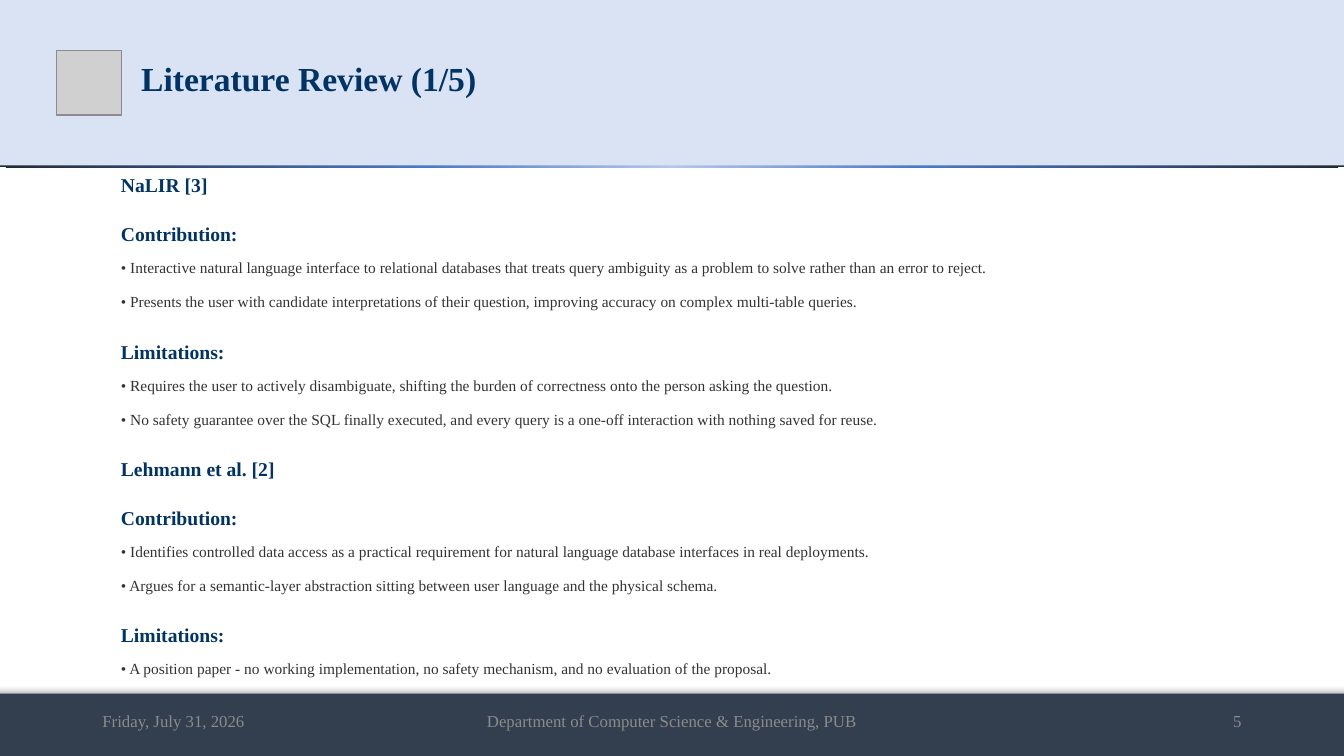
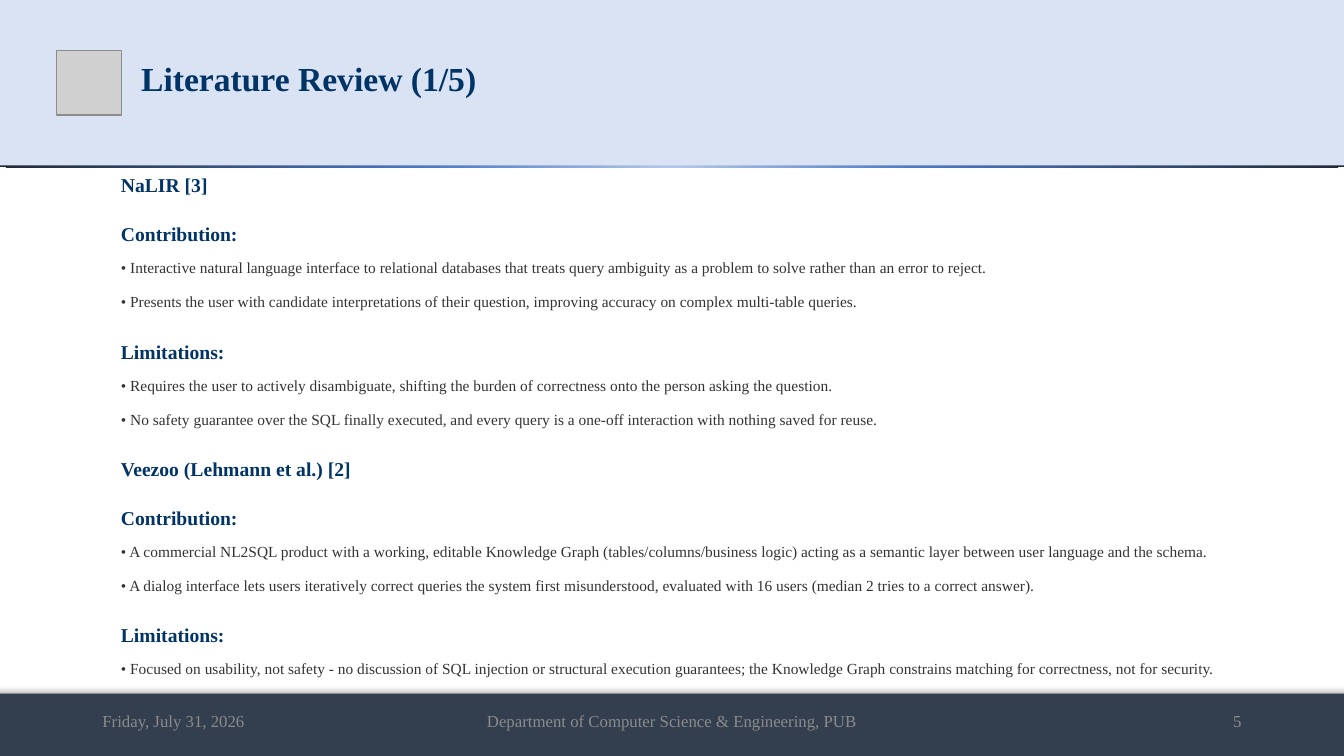
Before and after one commit to md-riaz/AEGIS-Research, a slide deck: slide 5 of docs/scripts/Md_Riaz_Mid_Defense_Final_0322310105101024.pptx. Drawn at 1344x756 pixels with LibreOffice and Linux fonts; fonts in the diff are those of the drawing; grey boxes stand for pictures. Boxes give left, top, right and bottom in pixels: in the first picture for what was removed or moved away, otherwise in the second. Text is boxed around its words. In the diff, an @@ line names an element or a change of style, - is before the commit and + after.

```diff
--- a/docs/scripts/Md_Riaz_Mid_Defense_Final_0322310105101024.pptx
+++ b/docs/scripts/Md_Riaz_Mid_Defense_Final_0322310105101024.pptx
@@ text at box(121, 462, 351, 480): text changed @@
-Lehmann et al. [2]
+Veezoo (Lehmann et al.) [2]
@@ text at box(129, 546, 1207, 595): text changed @@
-• Identifies controlled data access as a practical requirement for natural language database interfaces in real deployments.
-• Argues for a semantic-layer abstraction sitting between user language and the physical schema.
+• A commercial NL2SQL product with a working, editable Knowledge Graph (tables/columns/business logic) acting as a semantic layer between user language and the schema.
+• A dialog interface lets users iteratively correct queries the system first misunderstood, evaluated with 16 users (median 2 tries to a correct answer).
@@ text at box(130, 663, 1213, 678): text changed @@
-• A position paper - no working implementation, no safety mechanism, and no evaluation of the proposal.
+• Focused on usability, not safety - no discussion of SQL injection or structural execution guarantees; the Knowledge Graph constrains matching for correctness, not for security.
```
Also in this commit, not shown: 2 other slides changed, 1 other file.
